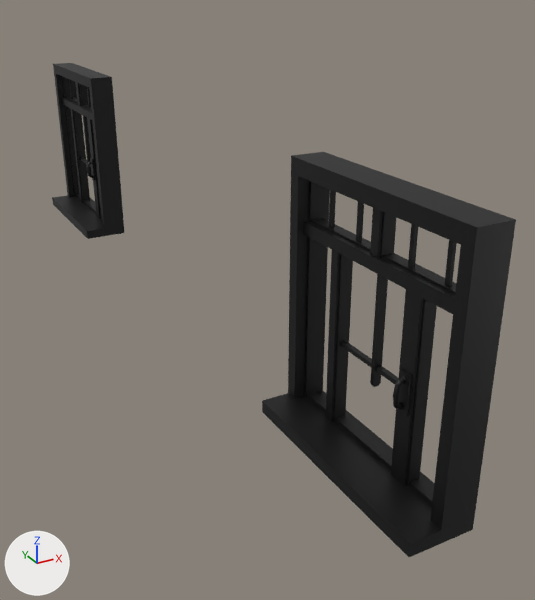
One commit to the FBX model Assets/Main Models/Level 2/FBX/Winodws.fbx: the scene before it, then after it.
One viewpoint serves both versions: a 50 mm camera at (-2.74, -6.78, 2.13) aimed at (0.59, -0.72, -0.9). The axes (+X, +Y, +Z) are drawn at lower left. The lights are the same throughout. Where no turn or scale is listed for an object, it has been applied to the vertices.

Names of what the first picture shows: 'Winodws'.
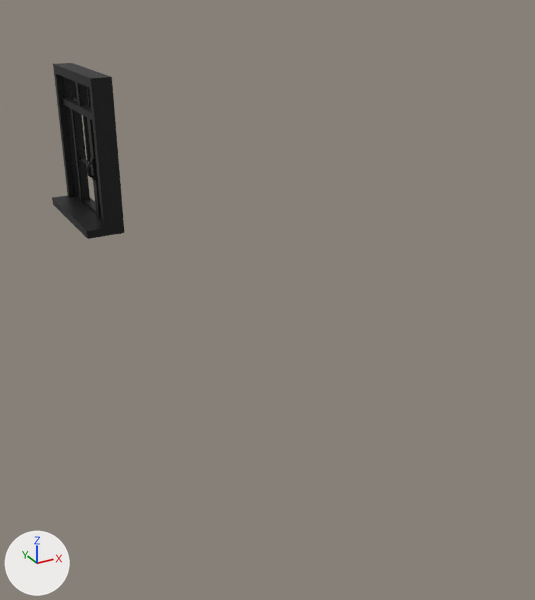
Where the newer file only moved an object's origin or applied its transform, the numbers keep the older frame.

Changed parts and their boxes (x1, y1, x2, y2) in the pictures (535 x 600 px):
'Winodws', reshaped (84% narrower, 64% shorter)
    before: (52, 63, 516, 557)
    after: (52, 63, 124, 239)
part 1 of me_winodws_001, deleted (black)
    before: (262, 152, 516, 557)

The change in detail:
me_winodws_001 is used by ob_winodws; location (0.0, 0.0, 0.0).
me_winodws_001 had 1192 vertices, 784 faces and spanned x -0.34..0.17, y -4.17..4.34, z -1.06..0.97.
me_winodws_001 now has 596 vertices, 392 faces and spans x -0.34..0.17, y 2.5..4.34, z -1.06..0.97.
me_winodws_001 part 1: 54 loose pieces with 596 vertices, spanning x -0.34..0.17, y -4.17..-2.32, z -1.06..0.97, are deleted.
